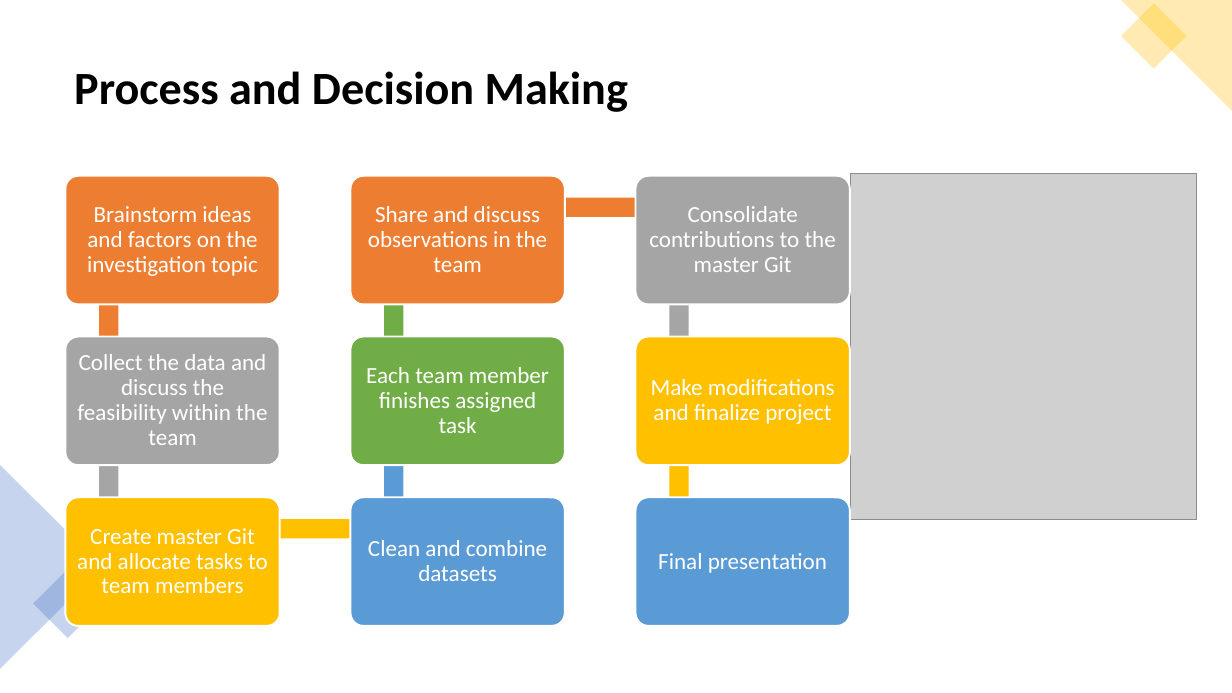
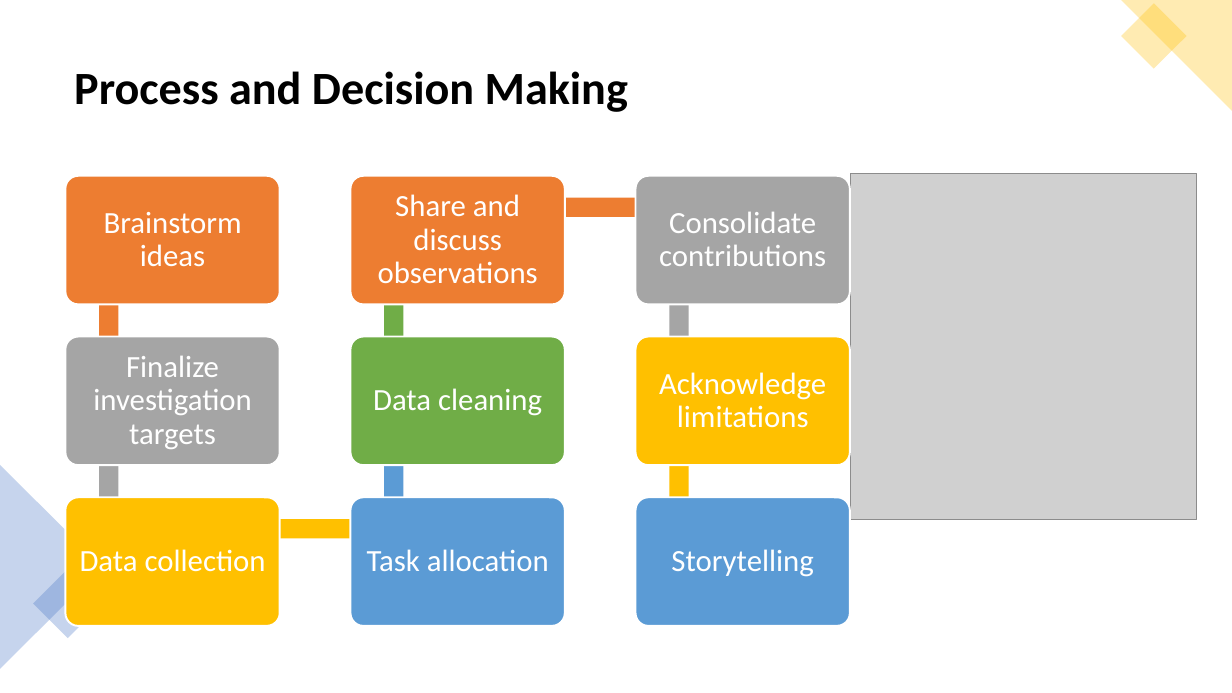
Before and after one commit to neha-nayeem/Project-01, a slide deck: slide 3 of Presentation - Project 01.pptx. Drawn at 1232x693 pixels with LibreOffice and Linux fonts; fonts in the diff are those of the drawing; grey boxes stand for pictures. Boxes give left, top, right and bottom in pixels: in the first picture for what was removed or moved away, otherwise in the second. Text is boxed around its words. In the diff, an @@ line names an element or a change of style, - is before the commit and + after.

Commit message:
Update slides

```diff
--- a/Presentation - Project 01.pptx
+++ b/Presentation - Project 01.pptx
@@ text at <box>378,194,538,284</box>: text changed; size 18 to 24 pt @@
-Share and discuss observations in the team
+Share and discuss observations
@@ text at <box>104,212,242,267</box>: text changed; size 18 to 24 pt @@
-Brainstorm ideas and factors on the investigation topic
+Brainstorm ideas
@@ text at <box>659,212,826,266</box>: text changed; size 18 to 24 pt @@
-Consolidate contributions to the master Git
+Consolidate contributions
@@ text at <box>93,356,251,449</box>: text changed; size 18 to 24 pt @@
-Collect the data and discuss the feasibility within the team
+Finalize investigation targets
@@ text at <box>373,388,542,416</box>: text changed; size 18 to 24 pt @@
-Each team member finishes assigned task
+Data cleaning
@@ text at <box>659,372,826,428</box>: text changed; size 18 to 24 pt @@
-Make modifications and finalize project
+Acknowledge limitations
@@ text at <box>80,549,266,572</box>: text changed; size 18 to 24 pt @@
-Create master Git and allocate tasks to team members
+Data collection
@@ text at <box>367,549,549,571</box>: text changed; size 18 to 24 pt @@
-Clean and combine datasets
+Task allocation
@@ text at <box>671,549,813,577</box>: text changed; size 18 to 24 pt @@
-Final presentation
+Storytelling
```
Also in this commit, not shown: 1 other slide changed.
